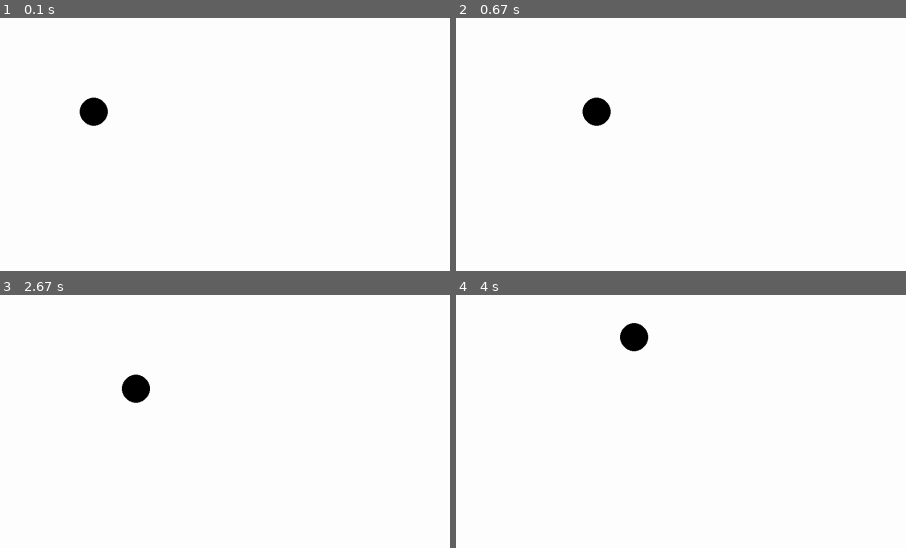
Above: before the commit, frames 1-4 (two rows, left to right).
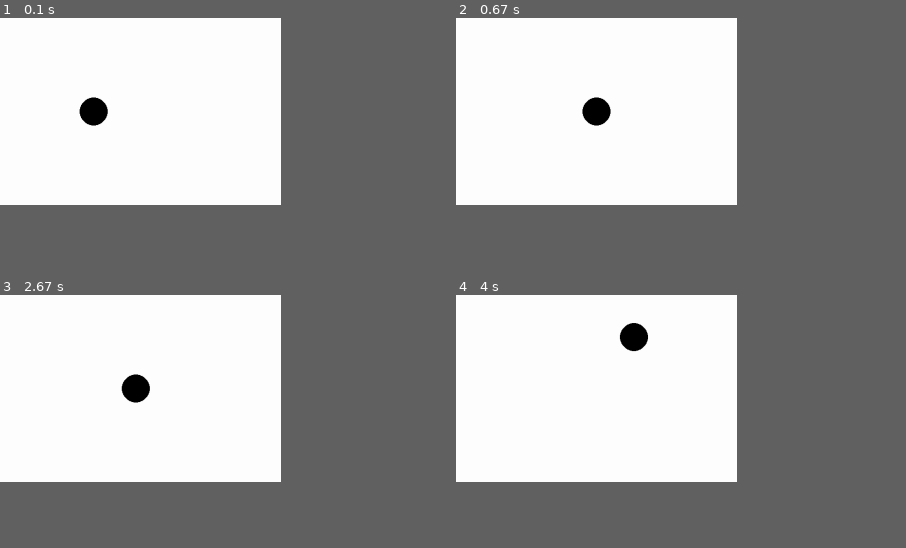
Above: after the commit, the same moments.

Repository: wesoree/ics3u-classwork-wesoree
Game: pygame game, started from cpt.py
The game is run twice, just before and just after one commit, with the same random seed, the same clock (stepped at 60 frames per second) and the same inputs.
Inputs:
- Up to frame 1 (0.1 s): no input
- Up to frame 2 (0.67 s): hold D from 0.33 s (still down)
- Up to frame 3 (2.67 s): release D at 0.8 s; hold W 0.83-1.13 s; hold D 1.17-1.63 s; hold A 1.67-2.2 s; hold S 2.23-2.53 s; hold A from 2.57 s (still down)
- Up to frame 4 (4 s): release A at 2.97 s; hold W 3-3.37 s; hold D from 3.4 s (still down)
The pictures show only the part of the screen within x 0-50%, y 0-50%; the shares and areas given below are measured in that part.
The window is 900x506 before the commit and 281x187 after it. Grey fills any space a smaller window leaves; there, only what the larger window draws over its background counts as a difference.

The runs differ from the first frame. In frame 1, less than 0.1% of the frame differs, in the area x 17-24%, y 31-43%; in frame 2, less than 0.1%; in frame 3, less than 0.1%, in the area x 26-34%, y 31-43%; in frame 4, less than 0.1%.

Commit message:
update the cpt

Diff:
--- a/cpt.py
+++ b/cpt.py
@@ -6,8 +6,8 @@
 pygame.init()
 pygame.mixer.init()
 
-WIDTH = 1920
-HEIGHT = 1080
+WIDTH = 600
+HEIGHT = 400
 SIZE = (WIDTH, HEIGHT)
 
 pygame.font.get_fonts()
